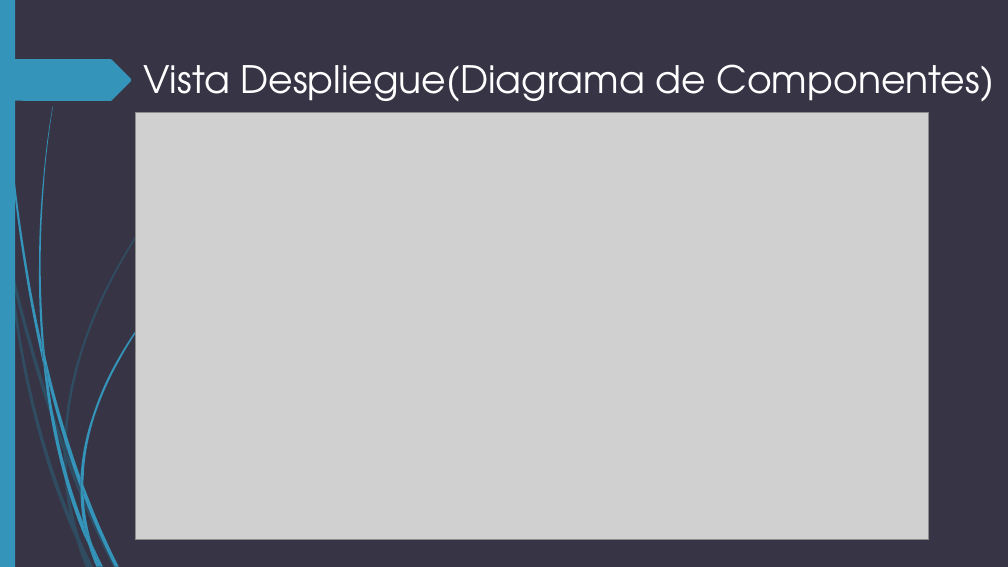
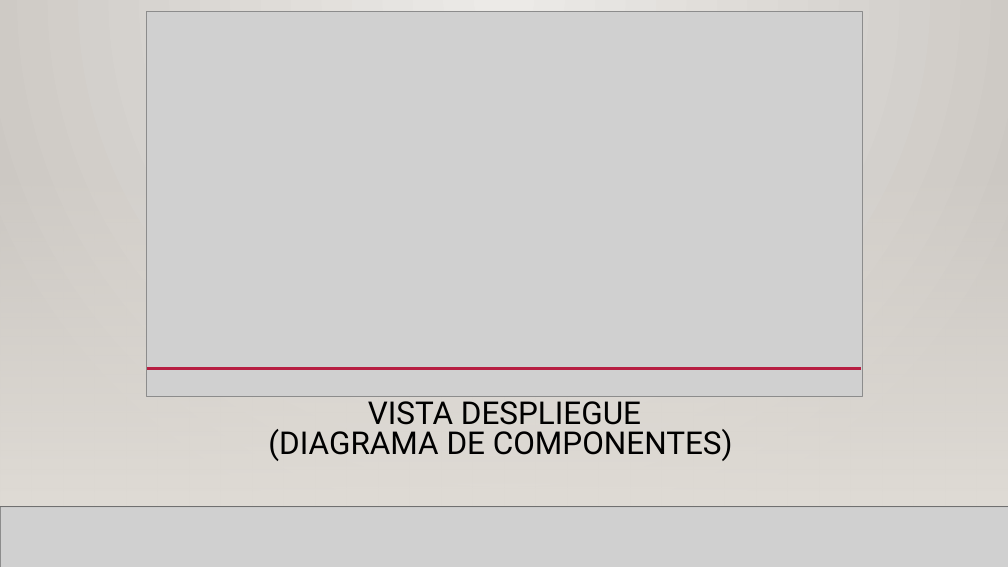
Before and after one commit to nicolay-dev/ProyectoOdontologico, a slide deck: slide 10 of Documentación/Oral-Care-Expo.pptx (slide 9 before the commit). Drawn at 1008x567 pixels with LibreOffice and Linux fonts; fonts in the diff are those of the drawing; grey boxes stand for pictures; background and template pictures are left out. Boxes give left, top, right and bottom in pixels: in the first picture for what was removed or moved away, otherwise in the second. Text is boxed around its words. In the diff, an @@ line names an element or a change of style, - is before the commit and + after.

```diff
--- a/Documentación/Oral-Care-Expo.pptx
+++ b/Documentación/Oral-Care-Expo.pptx
@@ background #373545 to gradient #ECEAE7 to #CAC7C1 @@
@@ rectangle removed at (x1=0, y1=0, x2=15, y2=567) @@
@@ rectangle added at (x1=0, y1=0, x2=1008, y2=567), fill gradient #ECEAE7 to #CAC7C1 @@
@@ rectangle added at (x1=0, y1=0, x2=1008, y2=567), fill gradient #ECEAE7 to #CAC7C1 @@
@@ picture resized from (x1=135, y1=113, x2=928, y2=540) to (x1=147, y1=11, x2=863, y2=396) @@
@@ freeform shape removed at (x1=0, y1=59, x2=132, y2=101) @@
@@ rectangle added at (x1=0, y1=167, x2=1008, y2=507), fill gradient #DFDBD5 @@
@@ rectangle added at (x1=0, y1=167, x2=1008, y2=507), fill gradient #DFDBD5 @@
@@ rectangle added at (x1=0, y1=167, x2=1008, y2=507), fill gradient #DFDBD5 @@
@@ line added from (120, 153) to (915, 153), #B71E42 2.5 pt @@
@@ line added from (147, 369) to (862, 369), #B71E42 2.5 pt @@
@@ title at (x1=268, y1=396, x2=733, y2=461): text changed; size 36 to 30 pt; font TeX Gyre Adventor to Roboto; text colour #FFFFFF to #000000 @@
-Vista Despliegue(Diagrama de Componentes)
+VISTA DESPLIEGUE
+(DIAGRAMA DE COMPONENTES)
@@ line added from (0, 507) to (1008, 507), #000001 1 pt @@
@@ line added from (0, 507) to (1008, 507), #000001 1 pt @@
@@ picture added at (x1=0, y1=507, x2=1008, y2=567) @@
@@ line added from (0, 507) to (1008, 507), #000001 1 pt @@
@@ group removed at (x1=0, y1=116, x2=236, y2=567): 10 freeform shapes @@
@@ group removed at (x1=2, y1=0, x2=197, y2=567): 12 freeform shapes @@
```
Also in this commit, not shown: 12 other slides changed, 1 slide added.
